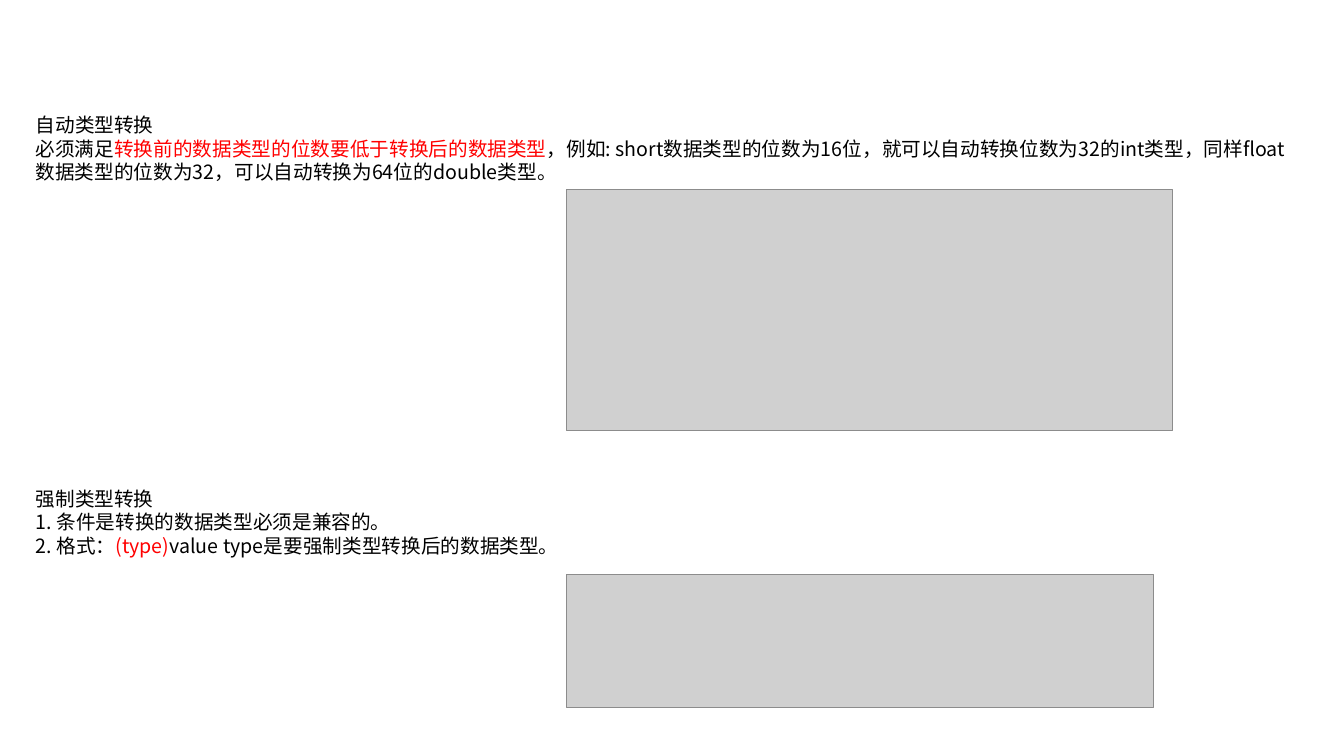
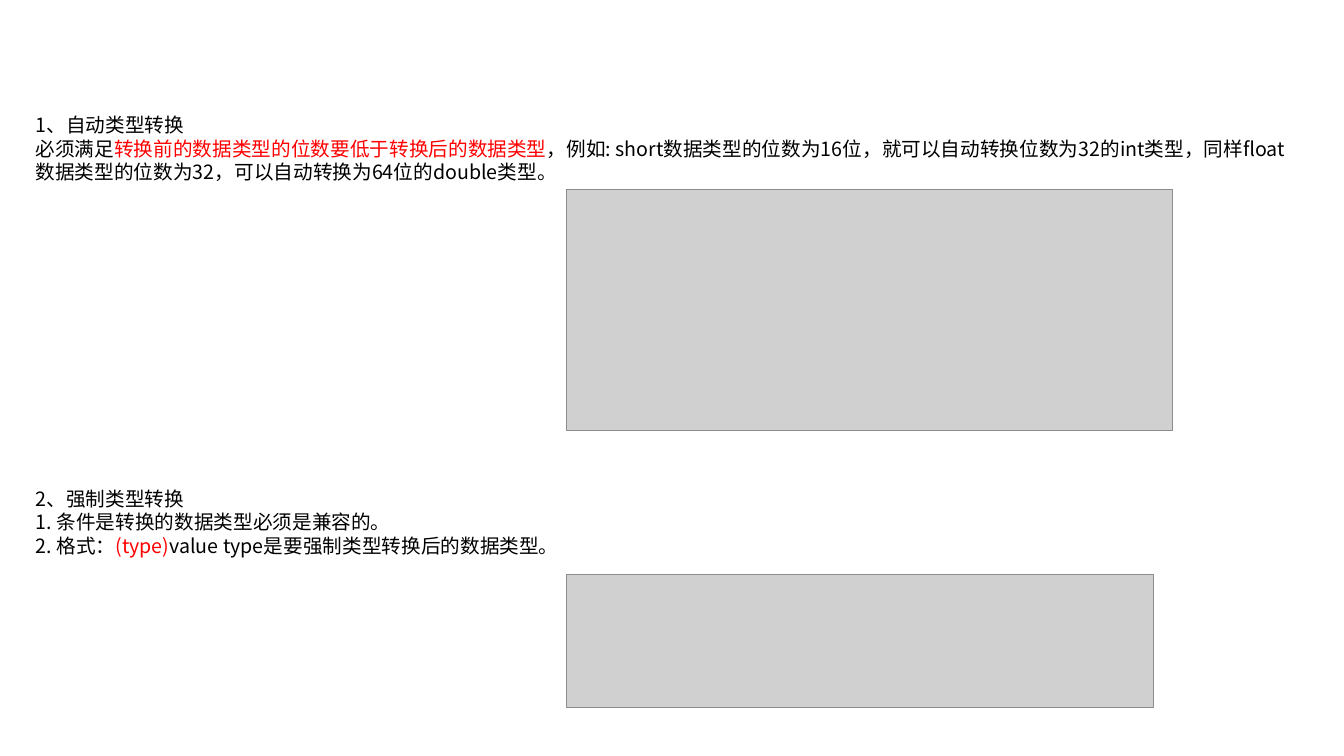
Before and after one commit to linkknown/PPT, a slide deck: slide 37 of 基础PPT/第1章：Java编程基础.pptx. Drawn at 1344x756 pixels with LibreOffice and Linux fonts; fonts in the diff are those of the drawing; grey boxes stand for pictures; background and template pictures are left out. Boxes give left, top, right and bottom in pixels: in the first picture for what was removed or moved away, otherwise in the second. Text is boxed around its words. In the diff, an @@ line names an element or a change of style, - is before the commit and + after.

```diff
--- a/基础PPT/第1章：Java编程基础.pptx
+++ b/基础PPT/第1章：Java编程基础.pptx
@@ text at box(36, 115, 184, 134): text changed @@
-自动类型转换
+1、自动类型转换
@@ text at box(36, 489, 184, 508): text changed @@
-强制类型转换
+2、强制类型转换
```
Also in this commit, not shown: 7 other slides changed.
